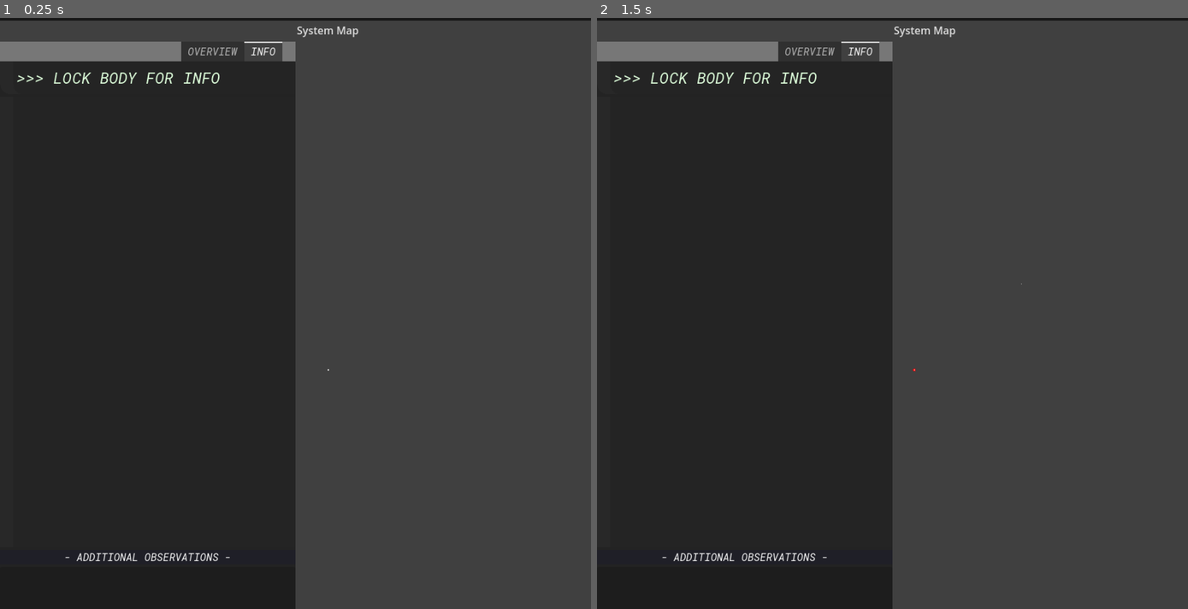
Above: before the commit, frames 1-2 (left to right).
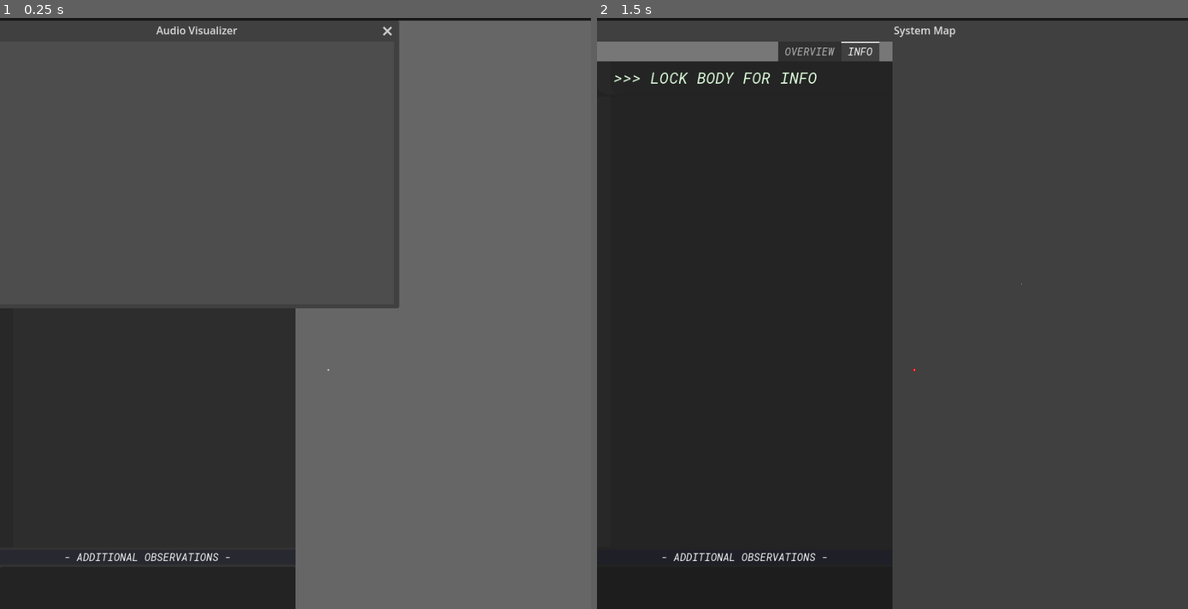
Above: after the commit, the same moments.

Repository: KermitGodFrog/Stellar-Cartography
Game: Godot game, scene res://Scenes/Game Master/gameMaster.tscn
Same seed, same stepped clock (60 frames per second), same inputs: the game is played once before the commit and once after it. Sound files missing from this copy of the repository are replaced by a short silence.
Inputs (mouse positions are in pixels of both pictures, inside the frame that each line leads up to):
- Up to frame 1 (0.25 s): no input
- Up to frame 2 (1.5 s): click (892, 573) at 0.52 s; type "12" at 0.6 s; tap Enter at 1.25 s; move the mouse to (1022, 283) at 1.27 s; press the mouse at (1022, 283) at 1.28 s; hold D (right) from 1.28 s (still down)

The runs differ from the first frame. In frame 1, 64% of the frame differs, in the area x 0-100%, y 0-100%; in frame 2, nothing differs.

Commit message:
Maybe functioning audio visualizer.

Diff:
--- a/Scenes/Audio Visualizer/audio_visualizer.gd
+++ b/Scenes/Audio Visualizer/audio_visualizer.gd
@@ -1,14 +1,80 @@
 extends Control
 
-@onready var clicks
-@onready var rads
-@onready var chimes
-@onready var pings
-@onready var gurgles
+@onready var chimes = $chimes
+@onready var pops = $pops
+@onready var pulses = $pulses
+@onready var storm = $storm
+@onready var custom = $custom
 
-func initialize(clicks_curve: Curve, rads_curve: Curve, chimes_curve: Curve, pings_curve: Curve, gurgles_curve: Curve):
+var current_audio_matrix: Array = [] #CONTINUOUSLY UPDATED!!!
+var locked_body_audio_matrix: Array = [] #used for button to reset back to locked body audio
+
+var LOW_VAR = bodyAPI.VARIATIONS.LOW
+var MED_VAR = bodyAPI.VARIATIONS.MEDIUM
+var HIGH_VAR = bodyAPI.VARIATIONS.HIGH
+
+var planet_type_audio_data = {
+	"Chthonian": {LOW_VAR: [0,0,0,0], MED_VAR: [0,0,0,0], HIGH_VAR: [0,0,0,0]},
+	"Lava": {LOW_VAR: [0,0,0,0], MED_VAR: [0,0,0,0], HIGH_VAR: [0,0,0,0]},
+	"Hycean": {LOW_VAR: [0,0,0,0], MED_VAR: [0,0,0,0], HIGH_VAR: [0,0,0,0]},
+	"Desert": {LOW_VAR: [0,0,0,0], MED_VAR: [0,0,0,0], HIGH_VAR: [0,0,0,0]},
+	"Ocean": {LOW_VAR: [0,0,0,0], MED_VAR: [0,0,0,0], HIGH_VAR: [0,0,0,0]},
+	"Earth-like": {LOW_VAR: [0,0,0,0], MED_VAR: [0,0,0,0], HIGH_VAR: [0,0,0,0]},
+	"Ice": {LOW_VAR: [0,0,0,0], MED_VAR: [0,0,0,0], HIGH_VAR: [0,0,0,0]},
+	"Silicate": {LOW_VAR: [0,0,0,0], MED_VAR: [0,0,0,0], HIGH_VAR: [0,0,0,0]},
+	"Terrestrial": {LOW_VAR: [0,0,0,0], MED_VAR: [0,0,0,0], HIGH_VAR: [0,0,0,0]},
+	"Carbon": {LOW_VAR: [0,0,0,0], MED_VAR: [0,0,0,0], HIGH_VAR: [0,0,0,0]},
+	"Fire Dwarf": {LOW_VAR: [0,0,0,0], MED_VAR: [0,0,0,0], HIGH_VAR: [0,0,0,0]},
+	"Gas Dwarf": {LOW_VAR: [0,0,0,0], MED_VAR: [0,0,0,0], HIGH_VAR: [0,0,0,0]},
+	"Ice Dwarf": {LOW_VAR: [-80,10,0,-20], MED_VAR: [-80,5,0,-10], HIGH_VAR: [-80,0,0,10]},
+	"Helium Dwarf": {LOW_VAR: [0,0,0,0], MED_VAR: [0,0,0,0], HIGH_VAR: [0,0,0,0]},
+	"Fire Giant": {LOW_VAR: [0,0,0,0], MED_VAR: [0,0,0,0], HIGH_VAR: [0,0,0,0]},
+	"Gas Giant": {LOW_VAR: [0,0,0,0], MED_VAR: [0,0,0,0], HIGH_VAR: [0,0,0,0]},
+	"Ice Giant": {LOW_VAR: [0,0,0,0], MED_VAR: [0,0,0,0], HIGH_VAR: [0,0,0,0]},
+	"Helium Giant": {LOW_VAR: [0,0,0,0], MED_VAR: [0,0,0,0], HIGH_VAR: [0,0,0,0]}
+}
+
+func initialize(chimes_db: float, pops_db: float, pulses_db: float, storm_db: float, custom_audio_stream = null, custom_db = null):
+	var pairs = [[chimes, chimes_db], [pops, pops_db], [storm, storm_db]]
+	for sound in pairs:
+		sound.front().set_volume_db(sound.back())
+		sound.front().play(global_data.get_randf(0.0, sound.front().get_stream().get_length()))
+	if custom_audio_stream and custom_db:
+		custom.set_stream(custom_audio_stream)
+		custom.set_volume_db(custom_db)
+		custom.play(global_data.get_randf(0.0, custom.stream.get_length()))
+	pass
+
+func deactivate():
+	var all_sfx = [chimes, pops, pulses, storm, custom]
+	for sfx in all_sfx:
+		sfx.stop()
+	pass
+
+func _on_locked_body_updated(body: bodyAPI):
+	if body.is_planet() and body.get_current_variation():
+		var audio_variations = planet_type_audio_data.get(body.metadata.get("planet_type"))
+		var audio_matrix = audio_variations.get(body.get_current_variation())
+
+		if audio_matrix.size() == 4:
+			initialize(audio_matrix[0], audio_matrix[1], audio_matrix[2], audio_matrix[3])
+		elif audio_matrix.size() > 4:
+			initialize(audio_matrix[0], audio_matrix[1], audio_matrix[2], audio_matrix[3], audio_matrix[4], audio_matrix[5])
+
+		locked_body_audio_matrix = audio_matrix
+	pass
+
+func _on_locked_body_depreciated():
+	if locked_body_audio_matrix == current_audio_matrix:
+		deactivate()
+	locked_body_audio_matrix.clear()
 	pass
 
 func _physics_process(delta):
-	var master_bus_volume = (AudioServer.get_bus_peak_volume_left_db(0,0) + AudioServer.get_bus_peak_volume_right_db(0,0)) / 2
+	if custom.get_stream(): current_audio_matrix = [chimes.volume_db, pops.volume_db, pulses.volume_db, storm.volume_db, custom.get_stream(), custom.volume_db]
+	else: current_audio_matrix = [chimes.volume_db, pops.volume_db, pulses.volume_db, storm.volume_db]
 	pass
+
+func _on_audio_visualizer_window_close_requested():
+	owner.hide()
+	pass
--- a/Scenes/Audio Visualizer/audio_visualizer.tscn
+++ b/Scenes/Audio Visualizer/audio_visualizer.tscn
@@ -1,8 +1,15 @@
-[gd_scene load_steps=2 format=3 uid="uid://bwlfi3x5r51fo"]
+[gd_scene load_steps=6 format=3 uid="uid://bwlfi3x5r51fo"]
 
 [ext_resource type="Script" path="res://Scenes/Audio Visualizer/audio_visualizer.gd" id="1_fs2yq"]
+[ext_resource type="AudioStream" uid="uid://b0mftg24fipnp" path="res://Sound/chimes.wav" id="2_wgufx"]
+[ext_resource type="AudioStream" uid="uid://cuqfn1a6g6g0e" path="res://Sound/pops.wav" id="3_7knfx"]
+[ext_resource type="AudioStream" uid="uid://c5bcwxp1is83n" path="res://Sound/pulses.wav" id="4_00en7"]
+[ext_resource type="AudioStream" uid="uid://dd3hsfa1u5ktm" path="res://Sound/storm.wav" id="5_fsbvl"]
 
 [node name="audio_visualizer_window" type="Window"]
+title = "Audio Visualizer"
+position = Vector2i(0, 36)
+size = Vector2i(600, 400)
 
 [node name="audio_control" type="Control" parent="."]
 layout_mode = 3
@@ -10,3 +17,24 @@
 offset_right = 40.0
 offset_bottom = 40.0
 script = ExtResource("1_fs2yq")
+
+[node name="chimes" type="AudioStreamPlayer" parent="audio_control"]
+stream = ExtResource("2_wgufx")
+bus = &"Planetary SFX"
+
+[node name="pops" type="AudioStreamPlayer" parent="audio_control"]
+stream = ExtResource("3_7knfx")
+bus = &"Planetary SFX"
+
+[node name="pulses" type="AudioStreamPlayer" parent="audio_control"]
+stream = ExtResource("4_00en7")
+bus = &"Planetary SFX"
+
+[node name="storm" type="AudioStreamPlayer" parent="audio_control"]
+stream = ExtResource("5_fsbvl")
+bus = &"Planetary SFX"
+
+[node name="custom" type="AudioStreamPlayer" parent="audio_control"]
+bus = &"Planetary SFX"
+
+[connection signal="close_requested" from="." to="audio_control" method="_on_audio_visualizer_window_close_requested"]
--- a/Scenes/Game/game.gd
+++ b/Scenes/Game/game.gd
@@ -6,6 +6,7 @@
 @onready var system_3d = $system_3d_window/system_3d
 @onready var sonar = $sonar_window/sonar_control
 @onready var barycenter_visualizer = $barycenter_visualizer_window/barycenter_control
+@onready var audio_visualizer = $audio_visualizer_window/audio_control
 @onready var station_ui = $station_window/station_control
 @onready var console_control = $console_control
 
@@ -194,10 +195,12 @@
 	system_3d.set("label_locked_body_identifier", body.get_identifier())
 	system_3d.set("target_position", Vector2.ZERO)
 	barycenter_visualizer.set("locked_body_identifier", body.get_identifier())
+	audio_visualizer._on_locked_body_updated(body)
 	pass
 
 func _on_locked_body_depreciated():
 	system_3d.set("label_locked_body_identifier", 0)
+	audio_visualizer._on_locked_body_depreciated()
 	pass
 
 func _on_found_body(id: int):
--- a/Scenes/Game/game.tscn
+++ b/Scenes/Game/game.tscn
@@ -8,6 +8,7 @@
 [ext_resource type="Theme" uid="uid://ddc2wfekyxdh0" path="res://Scenes/Game/console_theme.tres" id="5_nc276"]
 [ext_resource type="PackedScene" uid="uid://oqkfuasvgtj6" path="res://Scenes/Barycenter Visualizer/barycenter_visualizer.tscn" id="5_wmjnw"]
 [ext_resource type="PackedScene" uid="uid://dtbagvxj5to3" path="res://Scenes/Station UI/station_ui.tscn" id="6_g2s4t"]
+[ext_resource type="PackedScene" uid="uid://bwlfi3x5r51fo" path="res://Scenes/Audio Visualizer/audio_visualizer.tscn" id="7_uparo"]
 
 [node name="game" type="Node"]
 script = ExtResource("1_mtv75")
@@ -21,6 +22,8 @@
 [node name="barycenter_visualizer_window" parent="." instance=ExtResource("5_wmjnw")]
 
 [node name="station_window" parent="." instance=ExtResource("6_g2s4t")]
+
+[node name="audio_visualizer_window" parent="." instance=ExtResource("7_uparo")]
 
 [node name="console_control" type="Control" parent="."]
 layout_mode = 3
--- /dev/null
+++ b/default_bus_layout.tres
@@ -0,0 +1,9 @@
+[gd_resource type="AudioBusLayout" format=3 uid="uid://1o3hpsu8ogic"]
+
+[resource]
+bus/1/name = &"Planetary SFX"
+bus/1/solo = false
+bus/1/mute = false
+bus/1/bypass_fx = false
+bus/1/volume_db = 0.0
+bus/1/send = &"Master"
Not shown: 1 places in Scenes/Game/game.tscn that only renumber resources
Not shown, added: Sound/chimes.wav.import
Not shown, added: Sound/pops.wav.import
Not shown, added: Sound/pulses.wav.import
Not shown, added: Sound/storm.wav.import
Not shown, changed: .DS_Store
Not shown, added: Sound/.DS_Store
Not shown, added: Sound/chimes.wav
Not shown, added: Sound/pops.wav
Not shown, added: Sound/pulses.wav
Not shown, added: Sound/storm.wav
